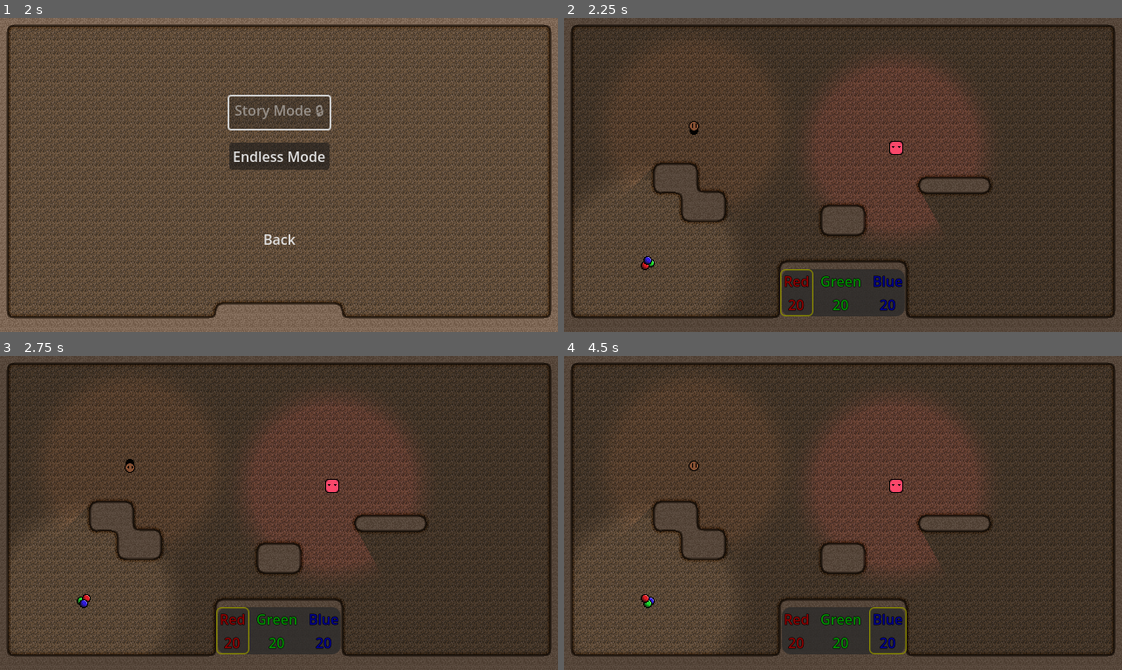
Above: before the commit, frames 1-4 (two rows, left to right).
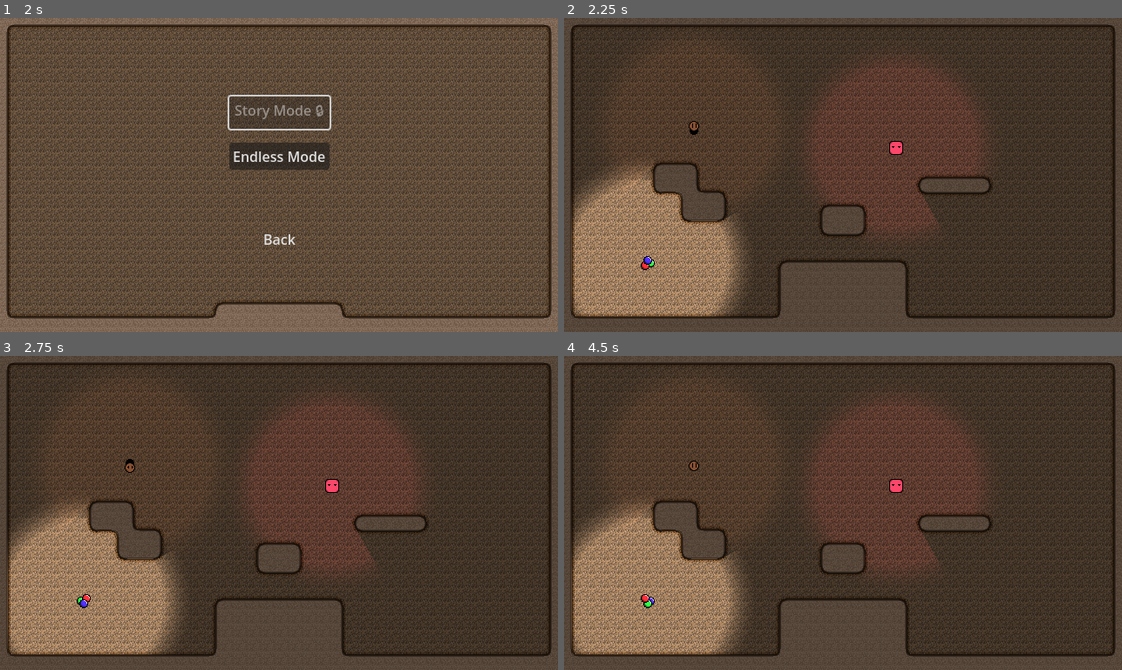
Above: after the commit, the same moments.

Repository: Degenerate-Games/shadows-below
Game: Godot game, scene res://scenes/menus/main_menu.tscn
Same seed, same stepped clock (60 frames per second), same inputs: the game is played once before the commit and once after it.
Inputs (mouse positions are in pixels of both pictures, inside the frame that each line leads up to):
- Up to frame 1 (2 s): click "Start" at 0.5 s; click "Start" at 1.25 s
- Up to frame 2 (2.25 s): click "Endless Mode" at 2 s
- Up to frame 3 (2.75 s): no input
- Up to frame 4 (4.5 s): move the mouse to (965, 497) at 2.77 s; hold L (mixing_ui_right) 2.78-3.5 s; click (965, 497) at 2.92 s; drag from (731, 528) to (815, 575) at 3.52 s; move the mouse to (898, 443) at 4.27 s; hold L (mixing_ui_right) from 4.28 s (still down)

Frame 1 is identical in both runs. In frame 2, 14% of the frame differs, in the area x 1-62%, y 47-95%; in frame 3, 14%; in frame 4, 15%.

Commit message:
Update UI in test scenes

Diff:
--- a/scenes/sprite_Test.tscn
+++ b/scenes/sprite_Test.tscn
@@ -1,8 +1,8 @@
 [gd_scene load_steps=7 format=3 uid="uid://1vullgdq6euv"]
 
+[ext_resource type="PackedScene" uid="uid://dwa1q74mmrncc" path="res://scenes/ui/hud.tscn" id="3_gdakj"]
 [ext_resource type="PackedScene" uid="uid://b1wood0fcmyu4" path="res://scenes/enemies/enemy_a.tscn" id="4_0s3pa"]
 [ext_resource type="TileSet" uid="uid://ckaqj3x6ln0ft" path="res://assets/levels/dirt/dirt_tileset.tres" id="4_kv3r2"]
-[ext_resource type="PackedScene" uid="uid://rfo2dnxunaxo" path="res://scenes/ui/color_mixing_ui.tscn" id="5_3bj74"]
 [ext_resource type="PackedScene" uid="uid://wnst66l3ja5k" path="res://scenes/enemies/enemy_b.tscn" id="5_d8xwa"]
 [ext_resource type="PackedScene" uid="uid://b0no58d1y44c4" path="res://scenes/player.tscn" id="6_oc0o4"]
 [ext_resource type="PackedScene" uid="uid://cjni8qecs1cia" path="res://scenes/menus/pause_menu.tscn" id="6_ofyws"]
@@ -26,19 +26,9 @@
 [node name="CanvasModulate" type="CanvasModulate" parent="."]
 color = Color(0.678944, 0.678944, 0.678944, 1)
 
-[node name="UI" type="Control" parent="."]
-custom_minimum_size = Vector2(640, 360)
-layout_mode = 3
-anchors_preset = 15
-anchor_right = 1.0
-anchor_bottom = 1.0
+[node name="UI" parent="." instance=ExtResource("3_gdakj")]
 offset_right = 640.0
 offset_bottom = 360.0
-grow_horizontal = 2
-grow_vertical = 2
-
-[node name="ColorMixingUI" parent="UI" groups=["UI"] instance=ExtResource("5_3bj74")]
-layout_mode = 1
 
 [node name="EnemyA" parent="." instance=ExtResource("4_0s3pa")]
 position = Vector2(149, 126)
@@ -47,5 +37,3 @@
 position = Vector2(381, 149)
 
 [node name="PauseMenu" parent="." instance=ExtResource("6_ofyws")]
-
-[connection signal="color_changed" from="UI/ColorMixingUI" to="Player" method="_on_color_mixing_ui_color_changed"]
Not shown, changed: addons/virtual_joystick/test/test.tscn
